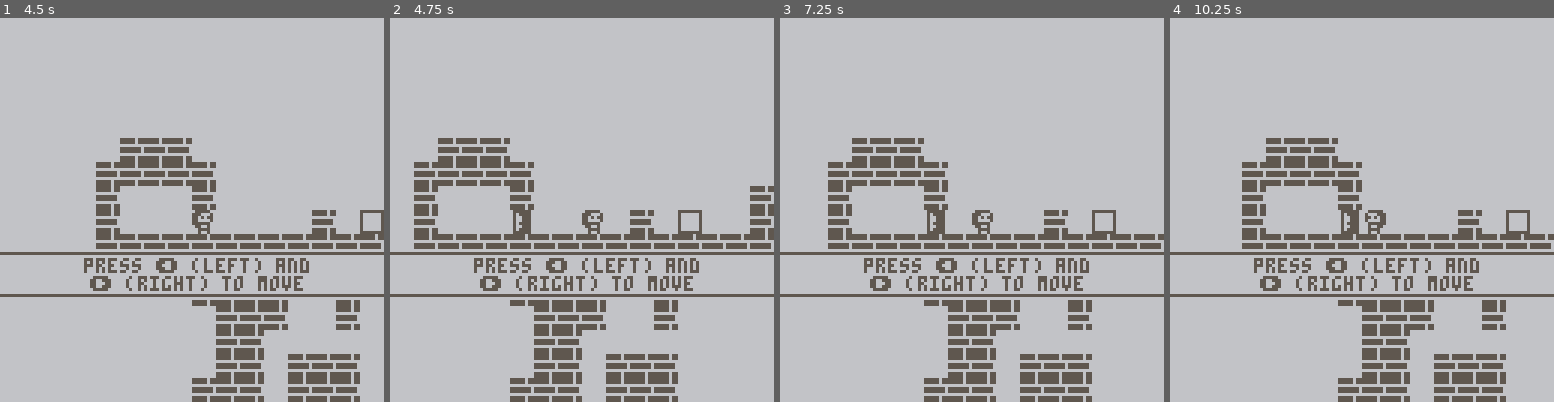
Above: before the commit, frames 1-4 (left to right).
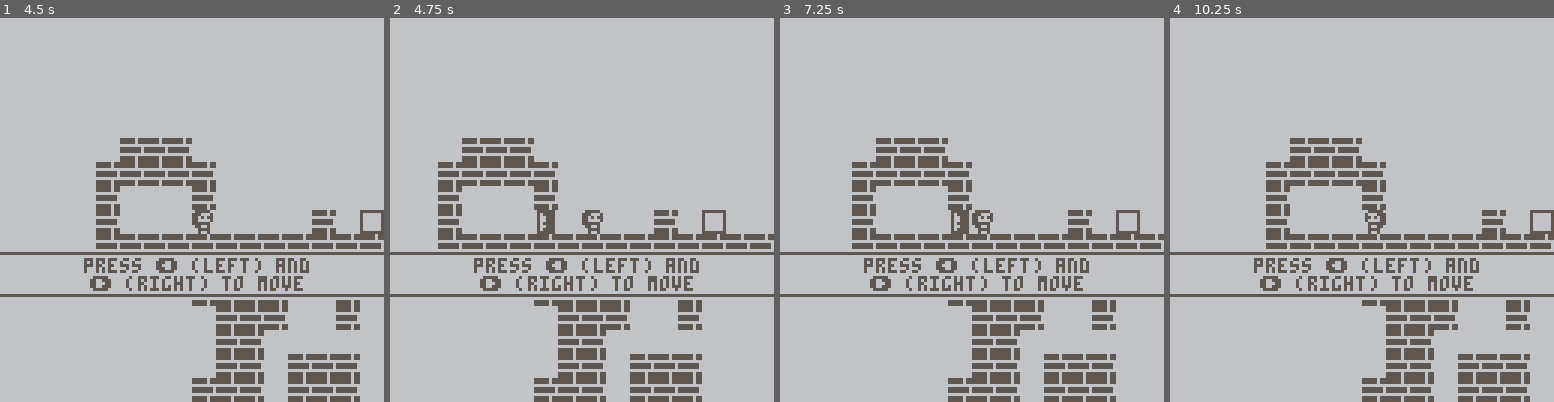
Above: after the commit, the same moments.

Repository: krscott/blockdudette
Game: PICO-8 cartridge blockdudette.p8
The game is run twice, just before and just after one commit, with the same random seed, the same clock (stepped at 60 frames per second) and the same inputs.
Inputs:
- Up to frame 1 (4.5 s): tap X (X key) at 0.33, 1.07, 1.85, 2.97, 4.08 s; tap O (Z key) at 0.7, 1.7, 2.1, 2.5, 2.9, 3.3, 3.7, 4.1 s; hold Right 1.6-2.1 s; hold Up 2.15-2.42 s; hold Right 2.47-3.03 s; hold Left 3.08-3.58 s; hold Down 3.63-3.97 s; hold Right from 4.02 s (still down)
- Up to frame 2 (4.75 s): tap O (Z key) at 4.5 s; release Right at 4.68 s; hold Up from 4.73 s (still down)
- Up to frame 3 (7.25 s): tap O (Z key) every 0.4 s from 4.9 to 6.9 s; release Up at 5.03 s; hold Left 5.08-5.68 s; tap X (X key) at 5.2, 6.32 s; hold Down 5.73-6.03 s; hold Right 6.08-6.58 s; hold Right 6.63-7.13 s; hold Up from 7.18 s (still down)
- Up to frame 4 (10.25 s): tap O (Z key) every 0.4 s from 7.3 to 10.1 s; tap X (X key) at 7.43, 8.55, 9.67 s; release Up at 7.45 s; hold Right 7.5-8.07 s; hold Left 8.12-8.62 s; hold Down 8.67-9 s; hold Right 9.05-9.72 s; hold Up 9.77-10.07 s; hold Left from 10.12 s (still down)

Frame 1 is identical in both runs. In frame 2, 8.5% of the frame differs, in the area x 6-100%, y 31-100%; in frame 3, 8.0%; in frame 4, 7.8%.

Commit message:
Change climb behavior to only work with blocks

Diff:
--- a/blockdudette.p8
+++ b/blockdudette.p8
@@ -5,10 +5,12 @@
 
 -- filename to record inputs.
 -- set to nil to disable
+--[[
 rec_inp_fn="inputs.txt"
 if rec_inp_fn then
 	printh("",rec_inp_fn,true)
 end
+--]]
 
 -- loop functions
 function _init()
@@ -639,7 +641,9 @@
 		end
 	elseif inp.h!=0
 			or inp.v!=0 then
-		local dx,dy=next_dxy(pl,inp)
+		local dx,dy=next_dxy(
+			pl,inp,blx
+		)
 		npl,nblx=pl_move(
 			pl,blx,dx,dy)
 
@@ -658,18 +662,23 @@
  	}),nblx
 end
 
-function next_dxy(pl,inp)
+function next_dxy(pl,inp,blx)
 	-- find dx,dy based on input.
 	-- result needs to be checked
 	-- for collision
-	local dx,dy
 
 	if inp.v<0 then
-		dx=pl.right and 1 or -1
-		dy=-1
+		local dx=pl.right and 1 or -1
+
+		if not
+				is_air(blx,pl.x+dx,pl.y)
+				then
+			return dx,-1
+		else
+			return 0,0
+		end
 	else
-		dx=inp.h
-		dy=0
+		return inp.h,0
 	end
 
 	return dx,dy
@@ -1008,7 +1017,7 @@
 
 	[9]=function (state,evt)
 		return text_event(state,evt,{
-			"press ⬆️ (up) to step up"
+			"press ⬆️ (up) to climb"
 		})
 	end,
 
